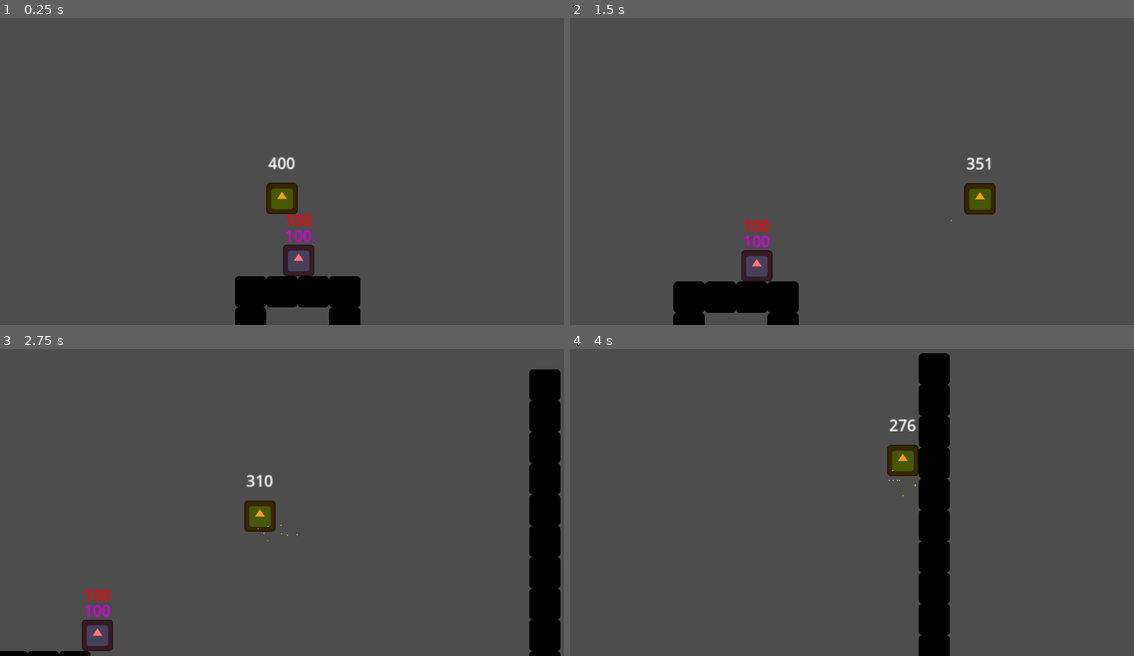
Above: before the commit, frames 1-4 (two rows, left to right).
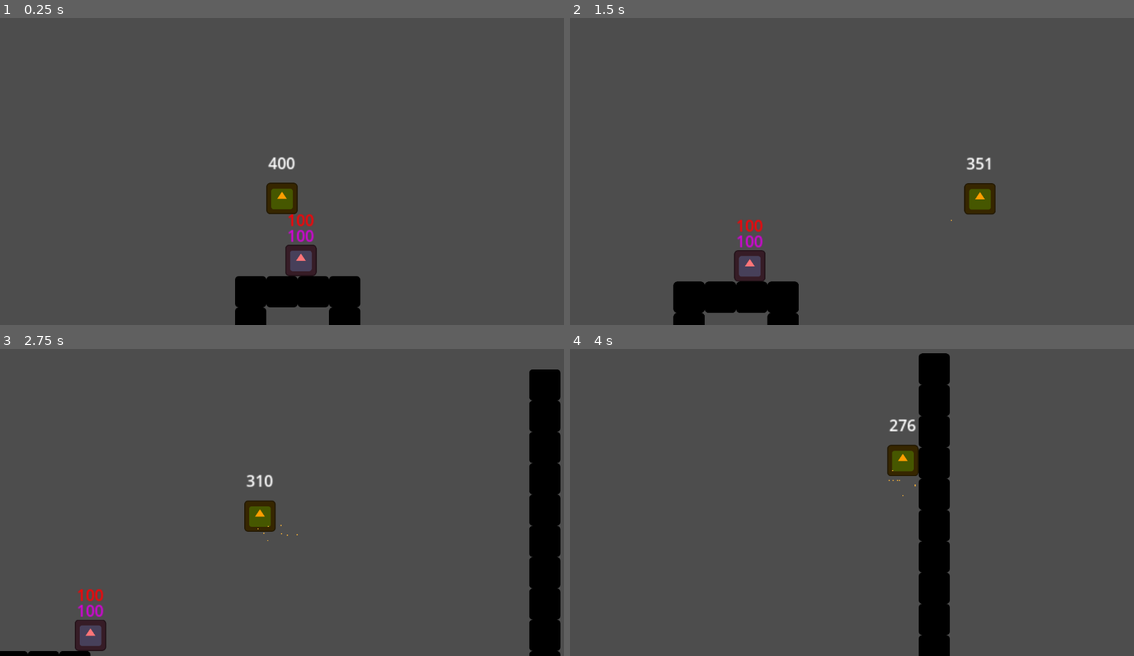
Above: after the commit, the same moments.

Repository: m3lon4rt/godot-proj
Game: Godot game, scene res://Scenes/Main.tscn
Two runs of this game, one before a commit and one after it. Both use one fixed random seed, a clock stepped at 60 frames per second and the inputs below. The engine's default icon, where the game draws it, is replaced by a stand-in: a white triangle on a blue panel in a dark square.
Inputs (mouse positions are in pixels of both pictures, inside the frame that each line leads up to):
- Up to frame 1 (0.25 s): no input
- Up to frame 2 (1.5 s): tap Enter (ui_accept) at 0.5, 0.77 s; move the mouse to (976, 150) at 0.52 s; hold Space (activate_flight) 0.53-1.28 s; hold Right (ui_right) from 0.53 s (still down); move the mouse to (739, 183) at 1.27 s; tap Space (activate_flight) at 1.35 s
- Up to frame 3 (2.75 s): tap Enter (ui_accept) at 1.52 s; move the mouse to (338, 428) at 2.02 s; release Right (ui_right) at 2.03 s; hold Left (ui_left) from 2.03 s (still down); hold Space (activate_flight) from 2.03 s (still down)
- Up to frame 4 (4 s): move the mouse to (823, 560) at 2.77 s; release Left (ui_left) at 2.78 s; release Space (activate_flight) at 2.78 s; hold Right (ui_right) from 2.78 s (still down); tap Space (activate_flight) at 2.85 s; tap Enter (ui_accept) at 3.02, 3.77 s; move the mouse to (1021, 545) at 3.52 s; hold Space (activate_flight) from 3.53 s (still down)

The runs differ from the first frame. In frame 1, 0.5% of the frame differs, in the area x 50-57%, y 63-85%; in frame 2, 0.7%; in frame 3, 0.7%, in the area x 13-21%, y 78-99%; in frame 4, nothing differs.

Commit message:
Walker now stops when player is obstructed

Diff:
--- a/Scenes/Walker_mob.gd
+++ b/Scenes/Walker_mob.gd
@@ -3,7 +3,7 @@
 
 
 @export var MAX_SPEED = 40.0
-@export var ACCELERATION = 50.0
+@export var ACCELERATION = 5.0
 @onready var ray_cast_2d = $RayCast2D
 @export var target = Player
 
@@ -30,6 +30,8 @@
 
 	print("velocity.x: %d" % velocity.x)
 
+	print("raycast collide with obstacle? %s" % ray_cast_2d.is_colliding())
+
 	# Add the gravity.
 	if not is_on_floor():
 		velocity.y += gravity * delta
@@ -38,13 +40,22 @@
 	# added the last bit to compensate for the player's origin being at its upper left
 
 	# obtain player position relative to walker and move walker towards player
+	ray_cast_2d.add_exception(target)
 	var player_direction = ray_cast_2d.target_position.x
-	if player_direction > 0:
-		velocity.x += ACCELERATION
-	elif player_direction < 0:
-		velocity.x -= ACCELERATION
+
+	if !ray_cast_2d.is_colliding():
+		if player_direction > 0:
+			velocity.x += ACCELERATION
+		elif player_direction < 0:
+			velocity.x -= ACCELERATION
 	else:
-		velocity.x = 0
+		if velocity.x > 0:
+			velocity.x -= ACCELERATION
+		elif velocity.x < 0:
+			velocity.x += ACCELERATION
+		else:
+			velocity.x = 0
+
 
 	# limit horizontal speed
 	if velocity.x < -MAX_SPEED:
